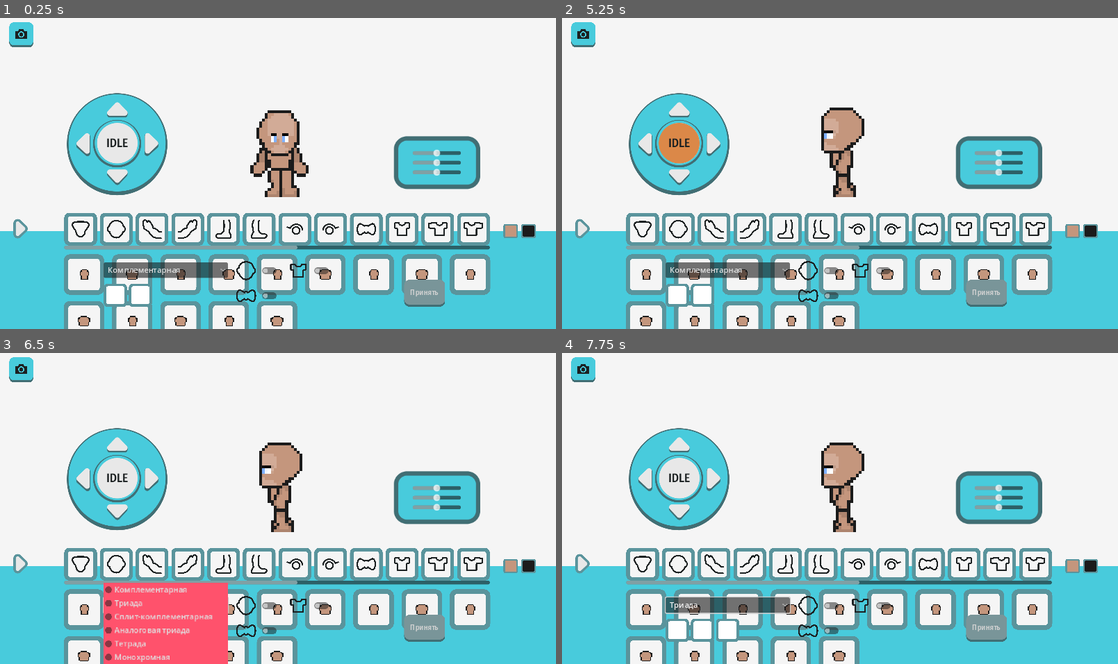
Above: before the commit, frames 1-4 (two rows, left to right).
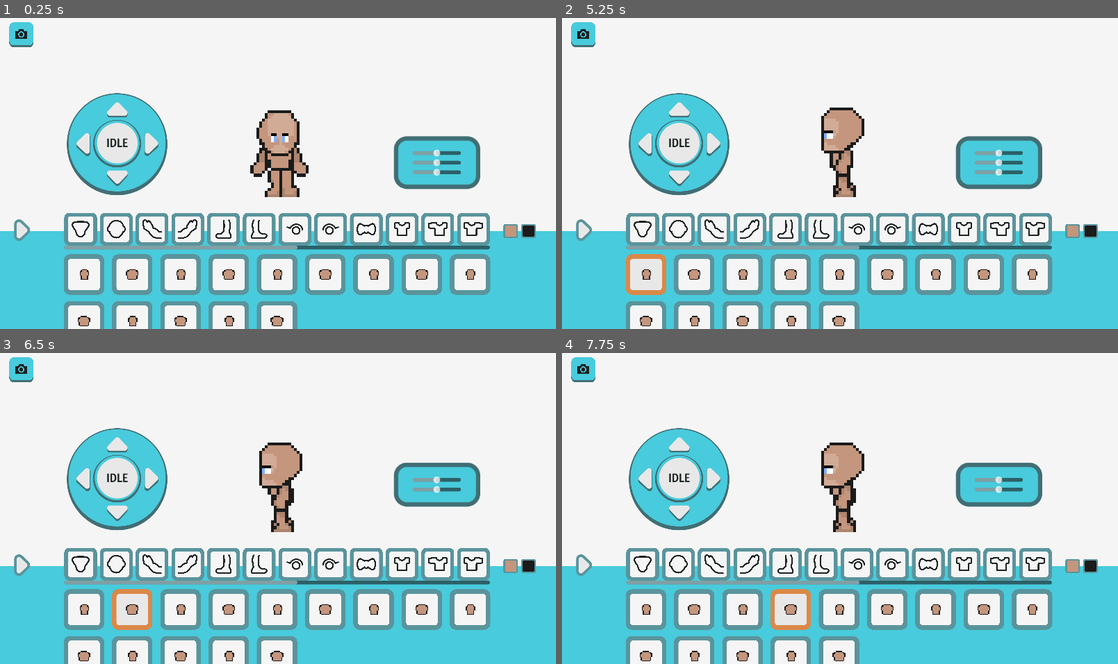
Above: after the commit, the same moments.

Repository: p1petto/CharacterMakerNew
Game: Godot game, scene res://Scenes/maker.tscn
The game is run twice, just before and just after one commit, with the same random seed, the same clock (stepped at 60 frames per second) and the same inputs.
Inputs (mouse positions are in pixels of both pictures, inside the frame that each line leads up to; where the layout moved, square brackets give the same spot in the first picture):
- Up to frame 1 (0.25 s): no input
- Up to frame 2 (5.25 s): click (678, 179) [678, 176] at 0.5 s; click (712, 145) at 1.25 s; click (678, 108) at 2 s; click (645, 145) at 2.75 s; click "IDLE" at 3.5 s; click "WALK" at 4.25 s; click (645, 273) at 5 s
- Up to frame 3 (6.5 s): click (133, 608) at 5.77 s
- Up to frame 4 (7.75 s): click (739, 608) at 6.52 s; click (789, 608) at 7.27 s

The runs differ from the first frame. In frame 1, 2.6% of the frame differs, in the area x 2-80%, y 48-93%; in frame 2, 3.7%; in frame 3, 9.0%, in the area x 2-87%, y 35-100%; in frame 4, 5.4%.

Commit message:
fix: отличающиеся стартовые z приоритеты для аксессуаров и прядей

Diff:
--- a/Scenes/maker.tscn
+++ b/Scenes/maker.tscn
@@ -370,6 +370,7 @@
 grow_vertical = 1
 size_flags_horizontal = 1
 size_flags_vertical = 0
+start_z_index = 2000
 
 [node name="StrandPanel" parent="UI" instance=ExtResource("23_dbin5")]
 anchors_preset = 10
@@ -507,9 +508,9 @@
 layout_mode = 1
 anchors_preset = -1
 anchor_left = 0.5
-anchor_top = 0.98
+anchor_top = 0.99
 anchor_right = 0.5
-anchor_bottom = 0.98
+anchor_bottom = 0.99
 offset_left = -75.0
 offset_top = -135.0
 offset_right = 75.0
@@ -618,9 +619,9 @@
 visible = false
 anchors_preset = -1
 anchor_left = 0.908
-anchor_top = 0.303
+anchor_top = 0.317
 anchor_right = 0.908
-anchor_bottom = 0.303
+anchor_bottom = 0.317
 offset_left = -298.0
 offset_top = -180.0
 offset_right = 0.0
@@ -788,8 +789,9 @@
 icon = ExtResource("69_mqqma")
 
 [node name="ColorSettings" parent="UI/Catalog/CatalogContainer" groups=["SettingsTab"] instance=ExtResource("4_kavcm")]
-layout_mode = 2
-theme_override_constants/margin_top = 13
+visible = false
+layout_mode = 2
+theme_override_constants/margin_top = 20
 icon = ExtResource("70_k5ptb")
 
 [node name="CenterContainer" type="CenterContainer" parent="UI/Catalog/CatalogContainer/ColorSettings"]
@@ -797,10 +799,12 @@
 
 [node name="ColorSchemeController" type="HBoxContainer" parent="UI/Catalog/CatalogContainer/ColorSettings/CenterContainer"]
 layout_mode = 2
+theme_override_constants/separation = 74
 script = ExtResource("41_nvgda")
 
 [node name="SettingsContainer" type="HBoxContainer" parent="UI/Catalog/CatalogContainer/ColorSettings/CenterContainer/ColorSchemeController"]
 layout_mode = 2
+theme_override_constants/separation = 112
 
 [node name="СolorScheme" type="VBoxContainer" parent="UI/Catalog/CatalogContainer/ColorSettings/CenterContainer/ColorSchemeController/SettingsContainer"]
 layout_mode = 2
@@ -808,10 +812,10 @@
 
 [node name="MarginContainer" type="MarginContainer" parent="UI/Catalog/CatalogContainer/ColorSettings/CenterContainer/ColorSchemeController/SettingsContainer/СolorScheme"]
 layout_mode = 2
-theme_override_constants/margin_top = 15
+theme_override_constants/margin_top = 10
 
 [node name="SchemeMenuButton" type="OptionButton" parent="UI/Catalog/CatalogContainer/ColorSettings/CenterContainer/ColorSchemeController/SettingsContainer/СolorScheme/MarginContainer"]
-custom_minimum_size = Vector2(257.135, 30)
+custom_minimum_size = Vector2(236, 30)
 layout_mode = 2
 theme = ExtResource("11_ydvaf")
 clip_text = true
@@ -855,8 +859,6 @@
 [node name="MarginContainer" type="MarginContainer" parent="UI/Catalog/CatalogContainer/ColorSettings/CenterContainer/ColorSchemeController"]
 layout_mode = 2
 theme_override_constants/margin_left = 145
-theme_override_constants/margin_top = 15
-theme_override_constants/margin_right = 15
 
 [node name="Accept" type="TextureButton" parent="UI/Catalog/CatalogContainer/ColorSettings/CenterContainer/ColorSchemeController/MarginContainer"]
 custom_minimum_size = Vector2(85, 65)
@@ -878,7 +880,7 @@
 anchor_bottom = 1.0
 grow_horizontal = 2
 grow_vertical = 2
-theme_override_constants/margin_bottom = 13
+theme_override_constants/margin_bottom = 10
 
 [node name="CenterContainer" type="CenterContainer" parent="UI/Catalog/CatalogContainer/ColorSettings/CenterContainer/ColorSchemeController/MarginContainer/Accept/MarginContainer"]
 layout_mode = 2
@@ -901,7 +903,7 @@
 
 [node name="AnimationPlayer" type="TextureButton" parent="UI/Catalog/MarginContainer/HBoxContainer"]
 texture_filter = 2
-custom_minimum_size = Vector2(52, 52)
+custom_minimum_size = Vector2(58, 58)
 layout_mode = 2
 texture_normal = ExtResource("75_5btbj")
 ignore_texture_size = true
--- a/Scripts/UI/accessore_panel.gd
+++ b/Scripts/UI/accessore_panel.gd
@@ -7,6 +7,7 @@
 
 #@export var accessories: Array[Accessorie]
 @export var accessorie_buttons: Array[AccessorieButton]
+@export var start_z_index = 1000
 
 signal accessory_element_selected
 
@@ -41,7 +42,7 @@
 	button.cur_position = button.position
 
 func _setup_z_index_for_new_element(button):
-	var z_index = 1000
+	var z_index = start_z_index
 	var i = accessorie_buttons.size() - 1
 	button.accessorie_element.z_right = z_index + i + 1
 	button.accessorie_element.z_left = z_index + i + 1
